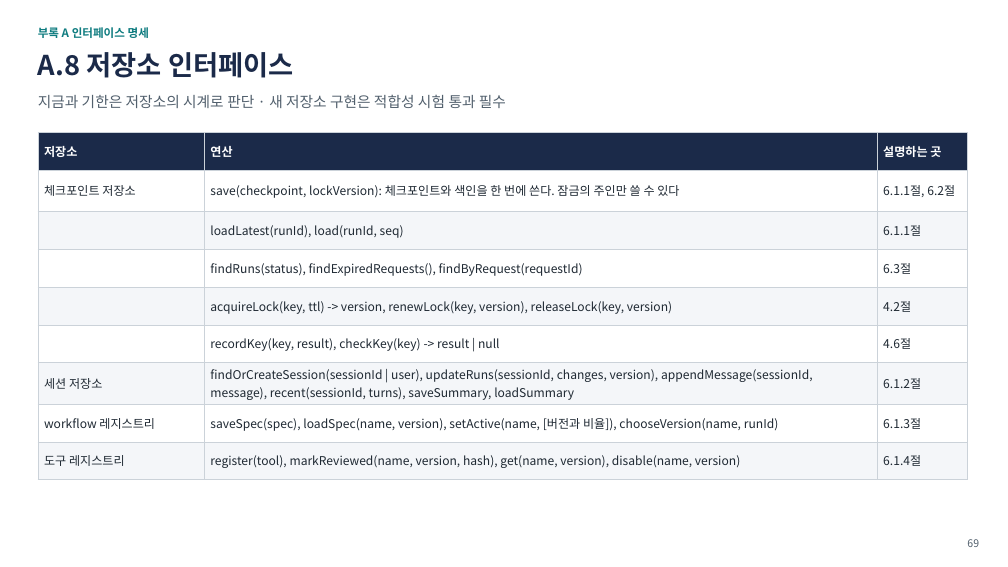
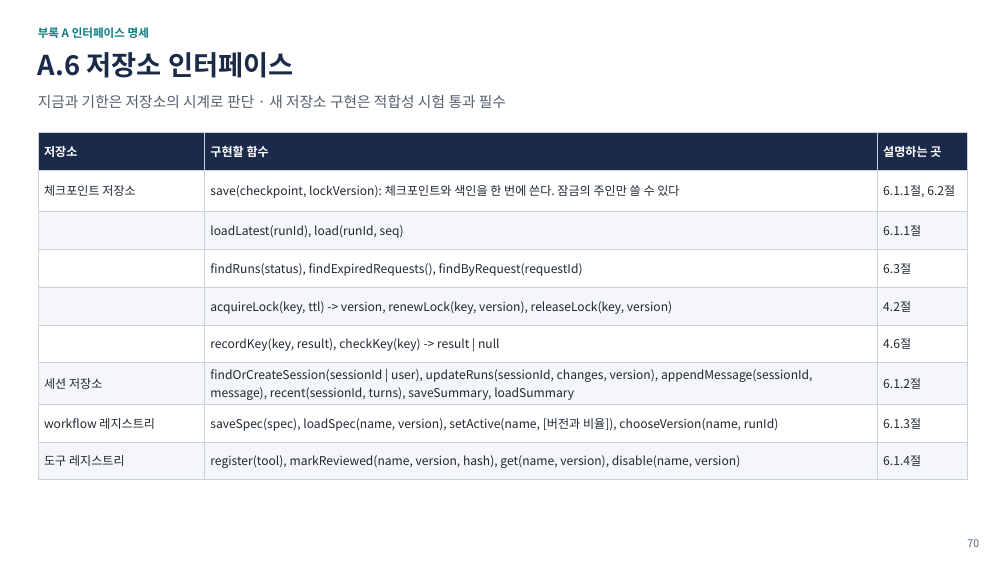
Before and after one commit to iwindfree/windfree-blog, a slide deck: slide 70 of public/files/ai-agent-workflow-framework/AI_Agent_Workflow_Framework_Summary.pptx (slide 69 before the commit). Drawn at 1008x567 pixels with LibreOffice and Linux fonts; fonts in the diff are those of the drawing. Boxes give left, top, right and bottom in pixels: in the first picture for what was removed or moved away, otherwise in the second. Text is boxed around its words. In the diff, an @@ line names an element or a change of style, - is before the commit and + after.

```diff
--- a/public/files/ai-agent-workflow-framework/AI_Agent_Workflow_Framework_Summary.pptx
+++ b/public/files/ai-agent-workflow-framework/AI_Agent_Workflow_Framework_Summary.pptx
@@ text at bbox=[38, 52, 294, 78]: text changed @@
-A.8 저장소 인터페이스
+A.6 저장소 인터페이스
@@ table at bbox=[38, 132, 968, 472] @@
-row 1, column 2: 연산
+row 1, column 2: 구현할 함수
@@ page number at bbox=[967, 539, 979, 547]: text changed @@
-69
+70
```
Also in this commit, not shown: 6 other slides changed, 2 slides added, 1 other file.
